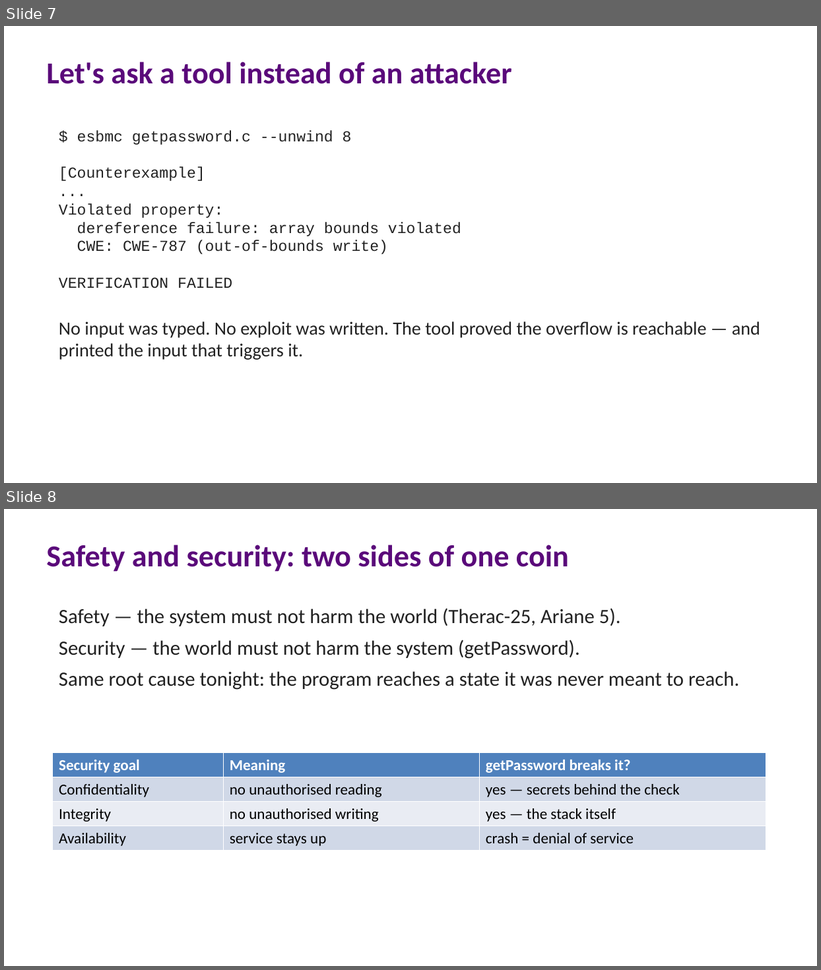
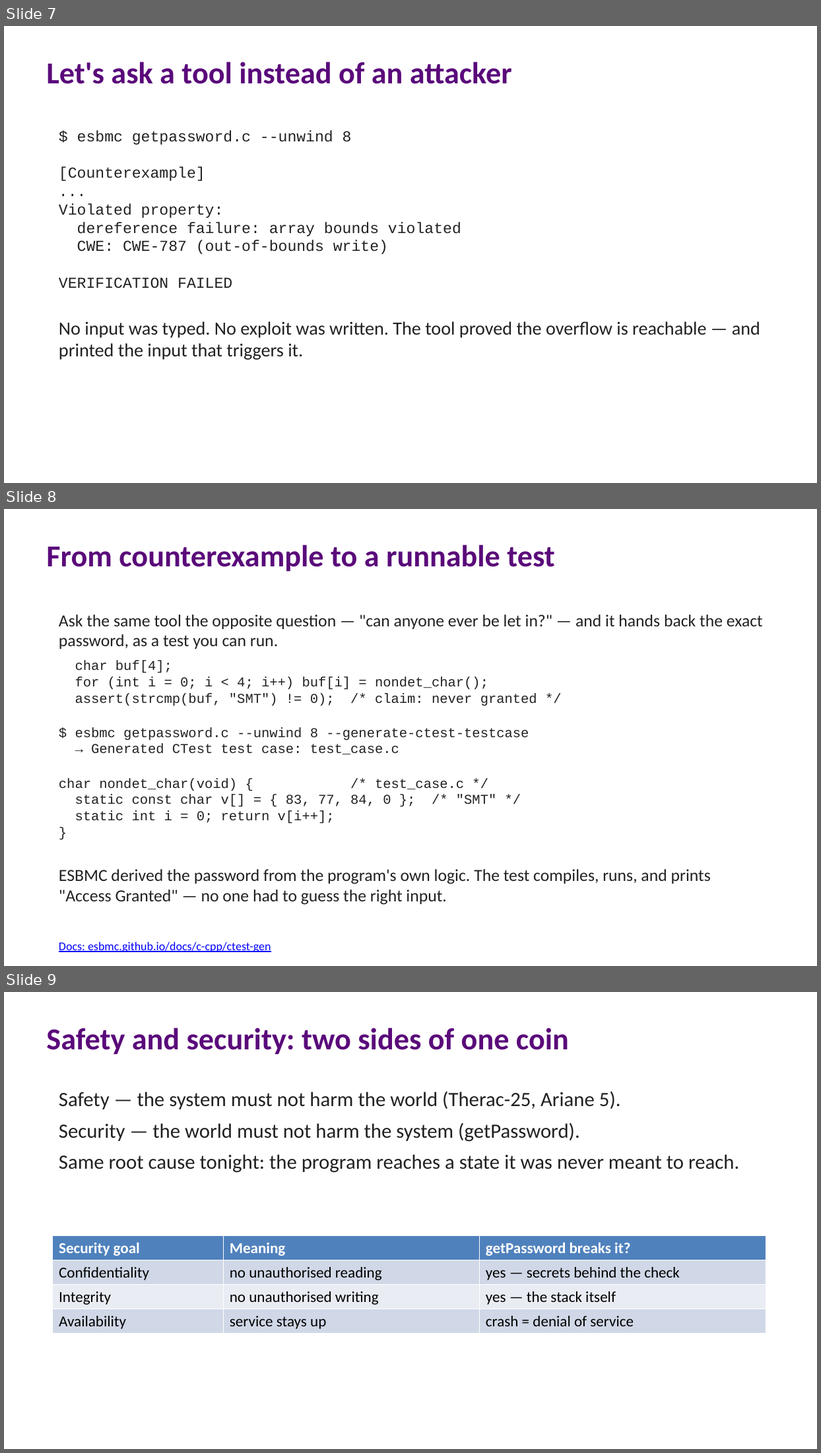
Before and after one commit to lucasccordeiro/unifei, a slide deck: slides/session1/01-session1-fundamentals.pptx. Shown one above the other, each under a label of ours: slides 7 and 8 before the commit, slides 7, 8 and 9 after it. The pictures are 821x970 and 821x1453 pixels, drawn with LibreOffice and Linux fonts; fonts in the diff are those of the drawing. Boxes give left, top, right and bottom in pixels: in the first picture for what was removed or moved away, otherwise in the second. Text is boxed around its words. In the diff, an @@ line names an element or a change of style, - is before the commit and + after.

```diff
--- a/slides/session1/01-session1-fundamentals.pptx
+++ b/slides/session1/01-session1-fundamentals.pptx
@@ slide 8 added at (4, 509, 817, 966), background #FFFFFF @@
@@ text added at (46, 545, 555, 572), 36 pt, text #5A0A7A, bold @@
+From counterexample to a runnable test
@@ text added at (59, 615, 763, 905), 16 pt, text #212121 @@
+Ask the same tool the opposite question — "can anyone ever be let in?" — and it hands back the exact password, as a test you can run.
+char buf[4];
+for (int i = 0; i < 4; i++) buf[i] = nondet_char();
+assert(strcmp(buf, "SMT") != 0); /* claim: never granted */
+$ esbmc getpassword.c --unwind 8 --generate-ctest-testcase
+→ Generated CTest test case: test_case.c
+char nondet_char(void) { /* test_case.c */
+static const char v[] = { 83, 77, 84, 0 }; /* "SMT" */
+static int i = 0; return v[i++];
+}
+ESBMC derived the password from the program's own logic. The test compiles, runs, and prints "Access Granted" — no one had to guess the right input.
@@ text added at (59, 942, 271, 953), 14 pt, text #0000FF, underline @@
+Docs: esbmc.github.io/docs/c-cpp/ctest-gen
@@ what was slide 8 is now slide 9 @@
```
Also in this commit, not shown: 9 other files.
